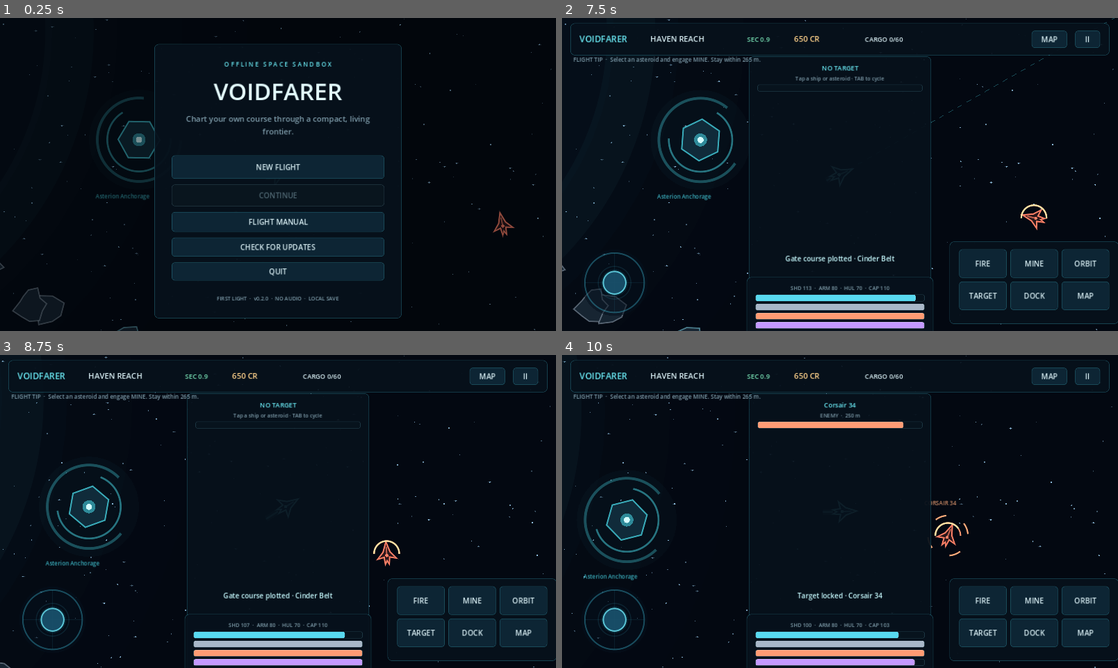
Above: before the commit, frames 1-4 (two rows, left to right).
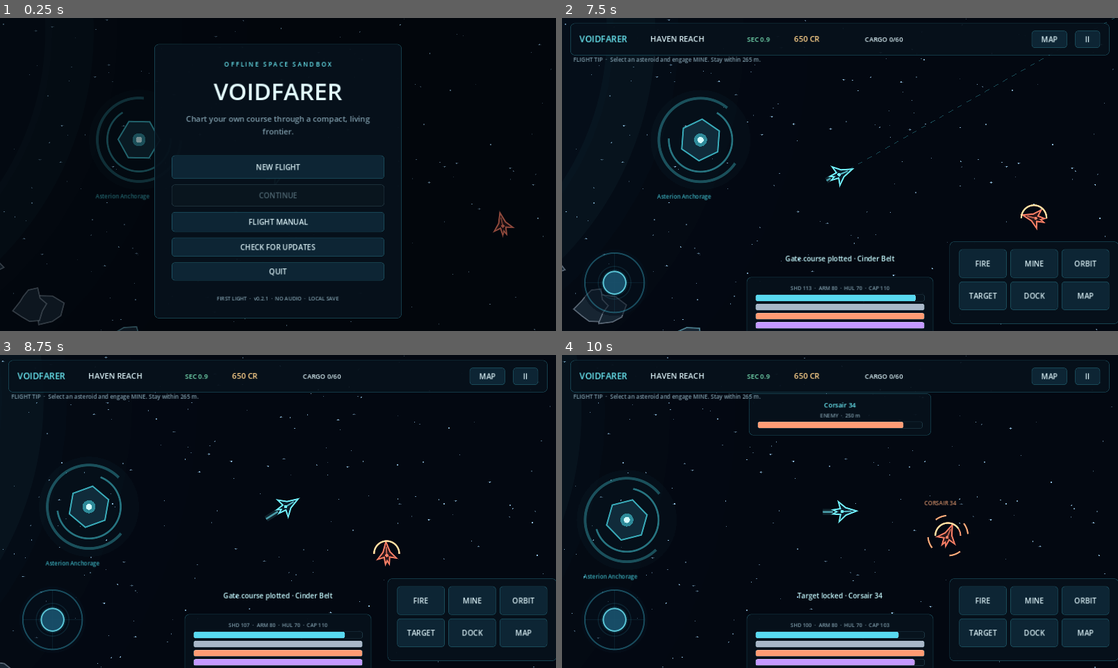
Above: after the commit, the same moments.

Repository: tensozanghetzu-hub/Voidfarer
Game: Godot game, scene res://scenes/main.tscn
Two runs of this game, one before a commit and one after it. Both use one fixed random seed, a clock stepped at 60 frames per second and the inputs below.
Inputs (mouse positions are in pixels of both pictures, inside the frame that each line leads up to):
- Up to frame 1 (0.25 s): no input
- Up to frame 2 (7.5 s): click "NEW FLIGHT" at 0.5 s; click "MAP" at 1.25 s; click "II" at 2 s; click "FIRE" at 2.75 s; click "MINE" at 3.5 s; click "ORBIT" at 4.25 s; click "TARGET" at 5 s; click "DOCK" at 5.75 s; click "MAP" at 6.5 s; click "PLOT COURSE" at 7.25 s
- Up to frame 3 (8.75 s): tap A (move_left) at 8 s; drag from (50, 621) to (333, 442) at 8.02 s
- Up to frame 4 (10 s): tap A (move_left) at 8.75, 9.5 s; drag from (728, 527) to (812, 574) at 8.77 s; move the mouse to (895, 442) at 9.52 s; hold D (move_right) from 9.53 s (still down); hold Space (fire) from 9.53 s (still down); tap Tab (target) at 9.8 s

The runs differ from the first frame. In frame 1, less than 0.1% of the frame differs, in the area x 47-49%, y 89-91%; in frame 2, 0.7%, in the area x 33-67%, y 12-84%; in frame 3, 0.7%; in frame 4, 0.4%.

Commit message:
Fix oversized empty target panel
Hide the target card with no selection, constrain its layout, disable single-line label wrapping, and release the HUD fix as 0.2.1 with two new regression checks.

Diff:
--- a/project.godot
+++ b/project.godot
@@ -5,7 +5,7 @@
 [application]
 config/name="Voidfarer"
 config/description="An original offline tactical space sandbox."
-config/version="0.2.0"
+config/version="0.2.1"
 run/main_scene="res://scenes/main.tscn"
 config/features=PackedStringArray("4.3", "GL Compatibility")
 config/icon="res://assets/icon.png"
--- a/scripts/game_data.gd
+++ b/scripts/game_data.gd
@@ -1,6 +1,6 @@
 extends RefCounted
 
-const GAME_VERSION := "0.2.0"
+const GAME_VERSION := "0.2.1"
 const SAVE_NAME := "Voidfarer"
 
 const RESOURCES := {
--- a/scripts/main.gd
+++ b/scripts/main.gd
@@ -30,6 +30,7 @@
 var security_label: Label
 var credits_label: Label
 var cargo_label: Label
+var target_panel: PanelContainer
 var target_title: Label
 var target_detail: Label
 var target_bar: ProgressBar
@@ -300,7 +301,7 @@
 	_button(row, "MAP", open_map, Vector2(82, 40))
 	_button(row, "II", open_pause, Vector2(58, 40))
 
-	var target_panel := PanelContainer.new()
+	target_panel = PanelContainer.new()
 	hud.add_child(target_panel)
 	target_panel.theme = theme
 	target_panel.anchor_left = 0.5
@@ -312,10 +313,18 @@
 	var target_box := _vbox(_margin(target_panel, 8), 4)
 	target_title = _label(target_box, "NO TARGET", 15, CYAN)
 	target_title.horizontal_alignment = HORIZONTAL_ALIGNMENT_CENTER
+	target_title.autowrap_mode = TextServer.AUTOWRAP_OFF
+	target_title.clip_text = true
 	target_detail = _label(target_box, "Tap a ship or asteroid", 12, MUTED)
 	target_detail.horizontal_alignment = HORIZONTAL_ALIGNMENT_CENTER
+	target_detail.autowrap_mode = TextServer.AUTOWRAP_OFF
+	target_detail.clip_text = true
 	target_bar = _bar(target_box, Color("ff9c75"))
 	target_bar.custom_minimum_size.y = 7
+	# Container layout can otherwise expand this informational card behind the
+	# status panel. Keep it compact and hide it whenever there is no target.
+	target_panel.size = Vector2(420, 96)
+	target_panel.visible = false
 
 	var status := PanelContainer.new()
 	hud.add_child(status)
@@ -929,6 +938,7 @@
 	energy_bar.value = player["energy"]
 	condition_label.text = "SHD %d  ·  ARM %d  ·  HUL %d  ·  CAP %d" % [player["shield"], player["armor"], player["hull"], player["energy"]]
 	var target: Dictionary = world.get_target()
+	target_panel.visible = not target.is_empty()
 	if target.is_empty():
 		target_title.text = "NO TARGET"
 		target_detail.text = "Tap a ship or asteroid · TAB to cycle"
--- a/tests/capture_preview.gd
+++ b/tests/capture_preview.gd
@@ -13,6 +13,9 @@
 	root.add_child(game)
 	await process_frame
 	game.start_new_game()
+	game._update_hud()
+	await create_timer(0.3).timeout
+	root.get_texture().get_image().save_png("res://test-results/flight-empty.png")
 	var world = game.world
 	var asteroid: Dictionary = world.asteroids[0]
 	world.player["pos"] = asteroid["pos"] + Vector2(170, -60)
--- a/tests/test_runner.gd
+++ b/tests/test_runner.gd
@@ -27,12 +27,16 @@
 	check(world.asteroids.size() > 0, "system generates asteroids")
 	check(world.enemies.size() > 0, "system generates pirates")
 	check(world.cargo_free() == 60, "new Wisp has expected cargo capacity")
+	game._update_hud()
+	check(not game.target_panel.visible, "empty target panel is hidden")
 
 	# Mining simulation.
 	var asteroid: Dictionary = world.asteroids[0]
 	world.player["pos"] = asteroid["pos"] + Vector2(100, 0)
 	world.target_kind = "asteroid"
 	world.target_id = asteroid["id"]
+	game._update_hud()
+	check(game.target_panel.visible and game.target_panel.size.y <= 140, "selected target panel remains compact")
 	world.mining = true
 	world.auto_orbit = false
 	for i in range(240):
Not shown, changed: export_presets.cfg
Not shown, changed: docs/BUILDING.md
Not shown, changed: docs/ROADMAP.md
